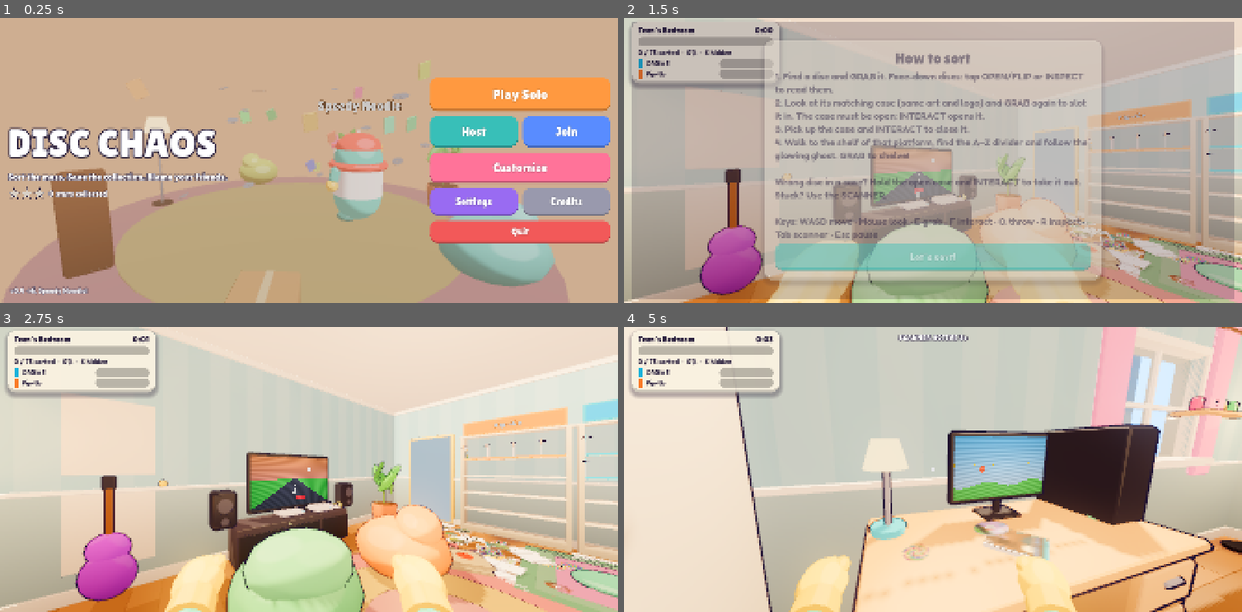
Above: before the commit, frames 1-4 (two rows, left to right).
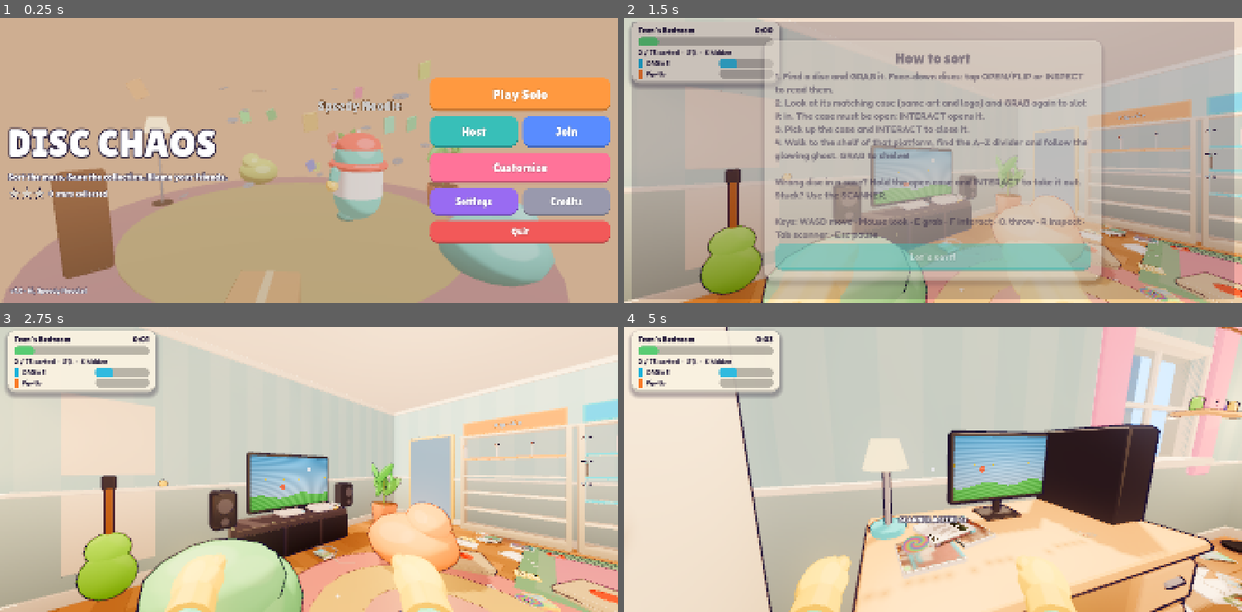
Above: after the commit, the same moments.

Repository: KreeMA4/Disc-Chaos
Game: Godot game, scene res://scenes/main.tscn
Same seed, same stepped clock (60 frames per second), same inputs: the game is played once before the commit and once after it.
Inputs (mouse positions are in pixels of both pictures, inside the frame that each line leads up to):
- Up to frame 1 (0.25 s): no input
- Up to frame 2 (1.5 s): click "Play Solo" at 0.5 s; click "Play" at 1.25 s
- Up to frame 3 (2.75 s): click "Let's sort!" at 2 s
- Up to frame 4 (5 s): move the mouse to (1068, 455) at 2.77 s; hold D (move_right) 2.78-3.53 s; tap G (drop) at 2.85 s; click (1068, 455) at 2.92 s; tap Space (jump) at 3.02, 3.32, 3.77, 4.07 s; tap T (emote) at 3.05, 3.6 s; move the mouse to (902, 469) at 3.52 s; hold W (move_forward) from 3.53 s (still down); tap R (inspect) at 3.8, 4.35 s; move the mouse to (945, 463) at 4.27 s; tap Tab (scanner) at 4.55 s

The runs differ from the first frame. In frame 1, 0.2% of the frame differs, in the area x 2-15%, y 94-98%; in frame 2, 11%; in frame 3, 16%, in the area x 2-100%, y 6-100%; in frame 4, 4.2%.

Commit message:
v1.0: polish pass (batching, grading, Android back/keep-awake/autosave, tutorial overlay, inspect layout), hardened title generator, perf report, docs [release]
Co-Authored-By: Claude Opus 5.5 <noreply@anthropic.com>
Claude-Session: https://claude.ai/code/session_019hcM1V7UBy7P7MAsADENqa

Diff:
--- a/project.godot
+++ b/project.godot
@@ -5,7 +5,7 @@
 
 config/name="Disc Chaos"
 config/description="Co-op disc & case sorting chaos."
-config/version="0.4"
+config/version="1.0"
 run/main_scene="res://scenes/main.tscn"
 config/features=PackedStringArray("4.7", "Mobile")
 config/icon="res://icon.png"
--- a/scripts/core/catalog.gd
+++ b/scripts/core/catalog.gd
@@ -16,7 +16,7 @@
 	Defs.G_KART: [["Turbo", "Nitro", "Zoom", "Skid", "Drift", "Rocket", "Hyper", "Pedal", "Rally", "Vroom"],
 		["Toast", "Muffin", "Hamster", "Taco", "Penguin", "Donut", "Corgi", "Gumdrop", "Walrus", "Pretzel"],
 		["Rally", "Grand Prix", "Derby", "Circuit", "Dash", "Cup", "Rush", "Raceway", "Showdown", "Speedway"]],
-	Defs.G_CRIME: [["Neon", "Vice-Free", "Sunset", "Harbor", "Downtown", "Midnight", "Velvet", "Chrome", "Palm", "Boulevard"],
+	Defs.G_CRIME: [["Neon", "Velvet-Free", "Sunset", "Harbor", "Downtown", "Midnight", "Velvet", "Chrome", "Palm", "Boulevard"],
 		["Heist", "Hustle", "Getaway", "Caper", "Grift", "Racket", "Shakedown", "Score", "Stakeout", "Jackpot"],
 		["Stories", "City", "Avenue", "Blocks", "Syndicate", "Streets", "District", "Nights", "Kings", "Bay"]],
 	Defs.G_MONSTER: [["Pocket", "Critter", "Fuzzy", "Pebble", "Bramble", "Puddle", "Snuggle", "Wiggle", "Twig", "Puff"],
@@ -36,7 +36,7 @@
 		["Season", "Tour", "League", "Cup", "Jam", "Classic", "Arena", "Showcase", "Open", "Bash"]],
 	Defs.G_FIGHTING: [["Iron", "Thunder", "Brawl", "Knuckle", "Fury", "Blaze", "Crimson", "Steel", "Storm", "Savage"],
 		["Fist", "Dojo", "Rumble", "Clash", "Gauntlet", "Smash", "Tusk", "Talon", "Uppercut", "Mayhem"],
-		["Tournament", "Arena", "Legends", "Showdown", "Royale", "Federation", "Masters", "Revolution", "Ring", "Spirits"]],
+		["Tournament", "Arena", "Legends", "Showdown", "Jubilee", "Federation", "Masters", "Revolution", "Ring", "Spirits"]],
 	Defs.G_RHYTHM: [["Disco", "Groove", "Funky", "Beat", "Boogie", "Bass", "Synth", "Jazz", "Tempo", "Echo"],
 		["Llama", "Goblin", "Panda", "Robot", "Hamster", "Frog", "Duck", "Octopus", "Yak", "Moose"],
 		["Party", "Fever", "Jam", "Shuffle", "Stomp", "Remix", "Session", "Parade", "Mixtape", "Encore"]],
@@ -91,7 +91,15 @@
 	"DISHONORED", "DRAGON QUEST", "MONSTER HUNTER", "DIGIMON", "PERSONA", "ACE COMBAT", "RIDGE", "BURNOUT",
 	"WIPEOUT", "MEGA MAN", "CASTLEVANIA", "BAYONETTA", "STARDEW", "HARVEST MOON", "ANIMAL CROSSING",
 	"POCKET MONSTERS", "TETRIS", "PAC", "KART", "SMASH BROS", "MORTAL", "VICE CITY", "SAINTS", "SHENMUE",
-	"GOLDEN SUN", "CRYSTAL CHRONICLES", "SILENT STORM", "IRON FIST", "SHADOW FOX", "STEEL BATTALION"]
+	"GOLDEN SUN", "CRYSTAL CHRONICLES", "SILENT STORM", "IRON FIST", "SHADOW FOX", "STEEL BATTALION",
+	"SMASH LEGENDS", "TENNIS ARENA", "ALL-STAR", "FIGHT NIGHT", "POWER STONE", "STREET FIGHT", "VIRTUA",
+	"SOUL CAL", "BLAZBLUE", "DEAD OR ALIVE", "KILLER INSTINCT", "RIVAL SCHOOLS", "TOP SPIN", "HOT SHOTS",
+	"MECHWARRIOR", "ZONE OF THE", "SYPHON", "THIEF", "TENCHU", "CHRONO", "LUNAR", "GRANDIA", "SUIKODEN", "ROYALE", "BATTLEFRONT", "OVERWATCH"]
+## Genres whose vocabulary is generic: short names get a whimsical word so they can't match a
+## real game by accident.
+const GENERIC_GENRES := [Defs.G_SPORTS, Defs.G_FIGHTING, Defs.G_MECH, Defs.G_STEALTH, Defs.G_CRIME, Defs.G_FANTASY, Defs.G_HORROR]
+const WHIMSY := ["Pickle", "Waffle", "Llama", "Noodle", "Muffin", "Teacup", "Pudding", "Biscuit", "Walrus", "Corgi",
+	"Gumdrop", "Pretzel", "Hamster", "Goose", "Mitten", "Bagel", "Moose", "Penguin", "Sprout", "Donut"]
 
 func _ready() -> void:
 	generate()
@@ -187,6 +195,13 @@
 	var b: String = _pick(rng, v[1])
 	var c: String = _pick(rng, v[2])
 	var r := rng.randf()
+	var w: String = _pick(rng, WHIMSY)
+	if genre in GENERIC_GENRES:
+		if r < 0.5:
+			return "%s %s %s" % [a, b, c]
+		elif r < 0.75:
+			return "%s %s %s" % [w, b, c]
+		return "The %s %s %s" % [a, w, b]
 	if r < 0.45:
 		return "%s %s %s" % [a, b, c]
 	elif r < 0.65:
--- a/scripts/core/defs.gd
+++ b/scripts/core/defs.gd
@@ -1,7 +1,7 @@
 class_name Defs
 ## Shared constants for DISC CHAOS: item kinds, case formats, editions, platforms, genres.
 
-const CATALOG_VERSION := 4
+const CATALOG_VERSION := 5
 const CATALOG_SEED := 0x0D15C
 
 # ---------------------------------------------------------------- item kinds
--- a/scripts/player/player.gd
+++ b/scripts/player/player.gd
@@ -625,7 +625,7 @@
 		var target_pos := Vector3(0.0, -0.2, -0.5)
 		var target_b := Basis()
 		if inspecting:
-			target_pos = Vector3(0, -0.02, -0.34)
+			target_pos = Vector3(0, -0.07, -0.36)
 			target_b = inspect_rot
 		hold_point.position = hold_point.position.lerp(target_pos, clampf(delta * 12.0, 0, 1))
 		hold_point.basis = hold_point.basis.slerp(target_b, clampf(delta * 12.0, 0, 1))
--- a/scripts/ui/hud.gd
+++ b/scripts/ui/hud.gd
@@ -52,8 +52,8 @@
 	scanner_chip = UIKit.label("", 24, Color.WHITE, true)
 	scanner_chip.add_theme_color_override("font_outline_color", UIKit.INK)
 	scanner_chip.add_theme_constant_override("outline_size", 8)
-	scanner_chip.set_anchors_preset(Control.PRESET_CENTER_TOP)
-	scanner_chip.position = Vector2(-200, 6)
+	scanner_chip.set_anchors_preset(Control.PRESET_CENTER_BOTTOM)
+	scanner_chip.position = Vector2(-200, -290)
 	scanner_chip.custom_minimum_size = Vector2(400, 0)
 	scanner_chip.horizontal_alignment = HORIZONTAL_ALIGNMENT_CENTER
 	add_child(scanner_chip)
@@ -80,14 +80,14 @@
 	hint_lbl.custom_minimum_size = Vector2(900, 0)
 	add_child(hint_lbl)
 	inspect_card = UIKit.panel()
-	inspect_card.set_anchors_preset(Control.PRESET_CENTER_RIGHT)
-	inspect_card.position = Vector2(-520, -200)
-	inspect_card.custom_minimum_size = Vector2(500, 0)
+	inspect_card.set_anchors_preset(Control.PRESET_CENTER_TOP)
+	inspect_card.position = Vector2(-330, 8)
+	inspect_card.custom_minimum_size = Vector2(660, 0)
 	var iv := UIKit.vbox(8)
 	inspect_card.add_child(iv)
 	inspect_title = UIKit.label("", 36, UIKit.INK, true)
 	inspect_title.autowrap_mode = TextServer.AUTOWRAP_WORD_SMART
-	inspect_title.custom_minimum_size = Vector2(440, 0)
+	inspect_title.custom_minimum_size = Vector2(600, 0)
 	iv.add_child(inspect_title)
 	inspect_info = UIKit.label("", 26, UIKit.INK)
 	iv.add_child(inspect_info)
--- a/scripts/world/layouts.gd
+++ b/scripts/world/layouts.gd
@@ -84,11 +84,11 @@
 	L.add_prop("pc_tower", Vector3(6.3, 0.77, 2.3), -90)
 	L.add_prop("lamp_desk", Vector3(6.35, 0.765, 1.15), -90, {"color": Color(0.3, 0.8, 0.9)})
 	L.add_prop("gaming_chair", Vector3(5.6, 0, 1.75), 90, {"color": Color(0.9, 0.35, 0.4)})
-	L.add_prop("tv_stand", Vector3(3.3, 0, 5.15), 180)
+	L.add_stash("tv_stand", Vector3(3.3, 0, 5.15), 180)
 	L.add_prop("tv", Vector3(3.3, 0.5, 5.2), 180)
 	L.add_prop("console", Vector3(2.85, 0.5, 5.1), 180, {"color": Color(0.95, 0.95, 0.97)})
-	L.add_stash("beanbag", Vector3(2.7, 0, 3.9), 20, {"color": Color(1.0, 0.55, 0.3)})
-	L.add_stash("beanbag", Vector3(4.0, 0, 4.0), -25, {"color": Color(0.45, 0.8, 0.55)})
+	L.add_stash("beanbag", Vector3(2.45, 0, 3.9), 20, {"color": Color(1.0, 0.55, 0.3)})
+	L.add_stash("beanbag", Vector3(4.45, 0, 4.1), -25, {"color": Color(0.45, 0.8, 0.55)})
 	L.add_prop("rug_round", Vector3(3.3, 0, 3.2), 0, {"r": 1.35, "color": Color(0.95, 0.6, 0.65), "color2": Color(1.0, 0.85, 0.55)})
 	L.add_prop("rug", Vector3(1.3, 0, 2.6), 0, {"w": 1.6, "d": 1.0, "color": Color(0.5, 0.75, 0.6)})
 	L.add_prop("plant_big", Vector3(1.05, 0, 5.05), 0)
@@ -122,7 +122,7 @@
 	L.add_prop("cable", Vector3(3.0, 0, 4.8), 90, {"color": Color(0.9, 0.9, 0.9)})
 	L.add_prop("laundry", Vector3(5.6, 0, 0.95), 0)
 	L.add_prop("pizza_box", Vector3(1.9, 0.0, 3.5), 15, {"stack": 2})
-	L.spawns = [Vector3(4.7, 0, 2.9), Vector3(5.2, 0, 3.5), Vector3(5.0, 0, 2.5), Vector3(5.6, 0, 3.8)]
+	L.spawns = [Vector3(4.7, 0, 2.9), Vector3(5.6, 0, 3.0), Vector3(5.0, 0, 2.4), Vector3(5.8, 0, 3.8)]
 	clutter(L, rng, 16)
 	surface_clutter(L, rng, 6)
 	L.env.sun_energy = 0.85
@@ -142,7 +142,7 @@
 	L.add_window(Vector2(6.0, 6.6), 1.4, 1.2, 0.9)
 	L.add_window(Vector2(13.6, 4.8), 1.0, 0.9, 1.1)
 	# living room
-	L.add_prop("tv_stand", Vector3(4.0, 0, 0.3), 0, {"color": Color(0.55, 0.38, 0.28)})
+	L.add_stash("tv_stand", Vector3(4.0, 0, 0.3), 0, {"color": Color(0.55, 0.38, 0.28)})
 	L.add_prop("tv", Vector3(4.0, 0.5, 0.25), 0)
 	L.add_prop("console", Vector3(3.4, 0.5, 0.35), 0, {"color": Color(0.95, 0.95, 0.97)})
 	L.add_prop("console", Vector3(4.65, 0.5, 0.35), 0, {"color": Color(0.35, 0.2, 0.5)})
--- /dev/null
+++ b/tests/dump_titles.gd
@@ -0,0 +1,7 @@
+extends Node
+func _ready() -> void:
+	var f := FileAccess.open("res://tests/out/titles.txt", FileAccess.WRITE)
+	for t in Catalog.titles:
+		f.store_line("%s\t%s" % [t.gid, t.name])
+	f.close()
+	get_tree().quit()
--- /dev/null
+++ b/tests/dump_titles.tscn
@@ -0,0 +1,6 @@
+[gd_scene format=3]
+
+[ext_resource type="Script" path="res://tests/dump_titles.gd" id="1"]
+
+[node name="D" type="Node"]
+script = ExtResource("1")
--- a/tests/ui_shots.gd
+++ b/tests/ui_shots.gd
@@ -1,7 +1,7 @@
 extends Node
 ## Dev tool: screenshot every menu screen. godot --path . -- --ui-shots
 func _ready() -> void:
-	get_tree().create_timer(120).timeout.connect(func(): get_tree().quit(3))
+	get_tree().create_timer(200).timeout.connect(func(): get_tree().quit(3))
 	await get_tree().create_timer(0.6).timeout
 	var main = Game.main
 	for s in ["levels", "customize", "settings", "join", "credits"]:
@@ -18,6 +18,23 @@
 	main.current._randomize_all()
 	await get_tree().create_timer(1.6).timeout
 	await _shot("customize_random")
+	main.start_solo(2)
+	await Game.level_loaded
+	await get_tree().create_timer(0.5).timeout
+	main.close_overlay()
+	main.overlay("pause")
+	await get_tree().create_timer(0.5).timeout
+	await _shot("pause")
+	main.close_overlay()
+	main.overlay("emotes")
+	await get_tree().create_timer(0.5).timeout
+	await _shot("emotes")
+	main.close_overlay()
+	main.overlay("results", {"time": 1534.0, "par": 2040.0, "stars": 3, "products": 150, "level": Levels.get_def(2),
+		"stats": {"1": {"name": "Sir Sprout", "sorted": 61, "matched": 70, "mistakes": 3, "slips": 4, "distance": 812.0},
+			"2": {"name": "Turbo Pickle", "sorted": 52, "matched": 58, "mistakes": 6, "slips": 9, "distance": 1040.0}}})
+	await get_tree().create_timer(1.6).timeout
+	await _shot("results")
 	get_tree().quit()
 
 func _shot(n: String) -> void:
Not shown, changed: export_presets.cfg
Not shown, added: tests/dump_titles.gd.uid
Not shown, changed: CHANGELOG.md
Not shown, changed: VERSION
